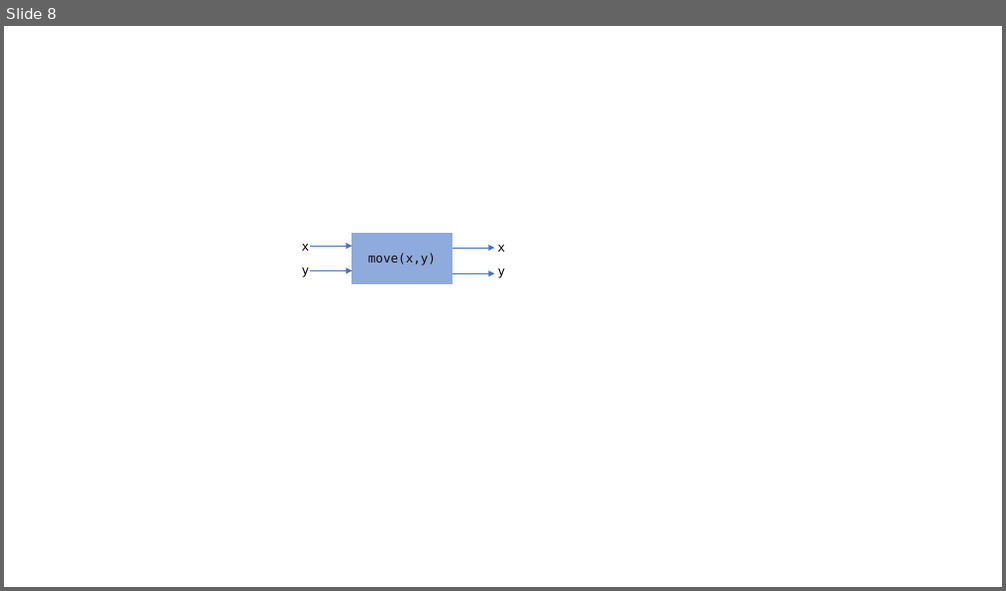
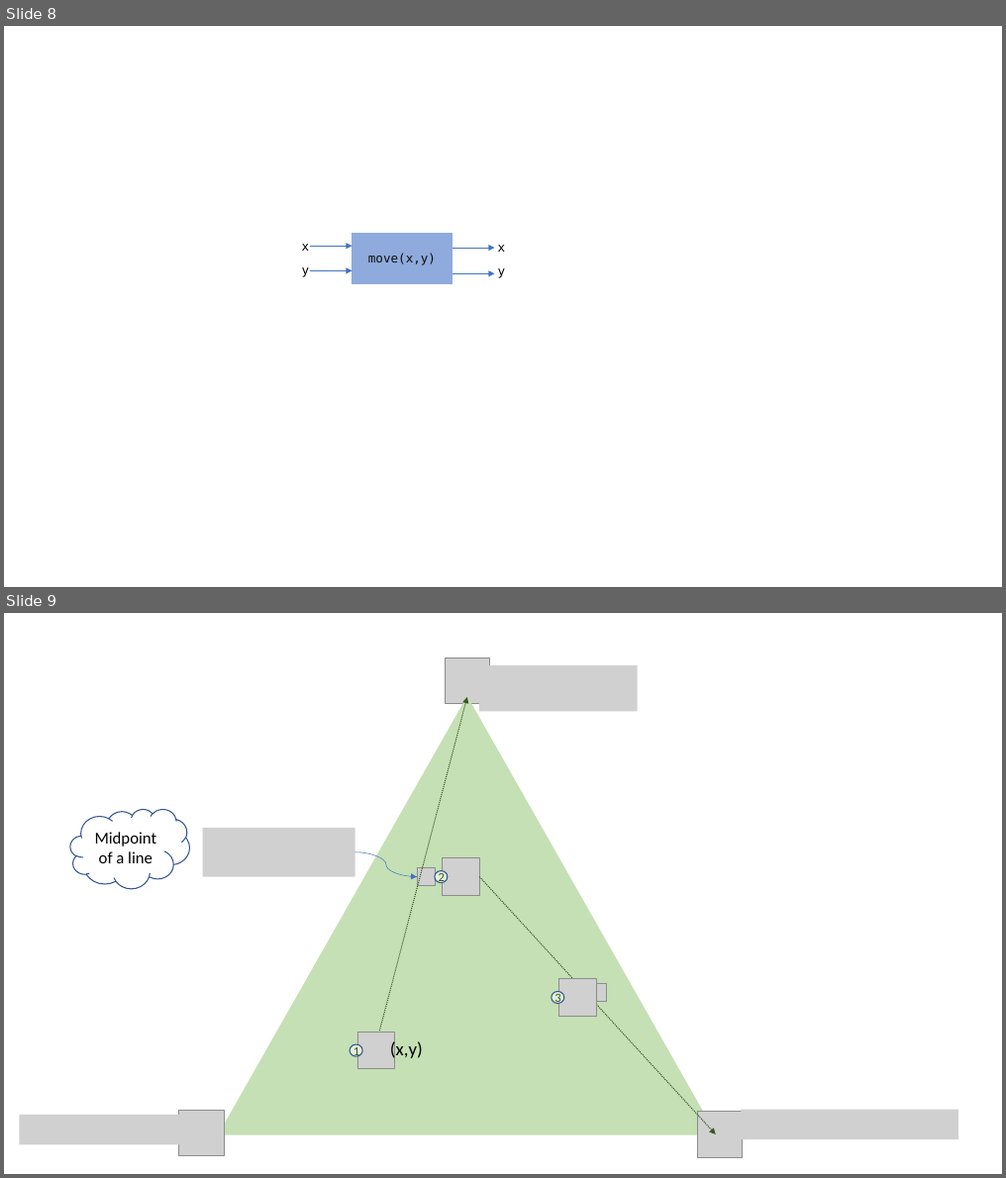
Before and after one commit to edharcourt/CS140, a slide deck: images/pygame_rect_window.pptx. Shown one above the other, each under a label of ours: slide 8 before the commit, slides 8 and 9 after it. The pictures are 1006x591 and 1006x1178 pixels, drawn with LibreOffice and Linux fonts; fonts in the diff are those of the drawing; grey boxes stand for pictures. Boxes give left, top, right and bottom in pixels: in the first picture for what was removed or moved away, otherwise in the second. Text is boxed around its words. In the diff, an @@ line names an element or a change of style, - is before the commit and + after.

Commit message:
fractal lecture

```diff
--- a/images/pygame_rect_window.pptx
+++ b/images/pygame_rect_window.pptx
@@ slide 9 added at (4,613,1002,1174), background #FFFFFF @@
@@ picture added at (445,658,490,703) @@
@@ picture added at (479,665,638,712) @@
@@ triangle added at (219,697,716,1135), fill #C5E0B4, outline #C5E0B4 1 pt @@
@@ arrow added from (380, 1031) to (467, 697), #385723 1 pt dashed @@
@@ cloud added at (70,809,190,888), fill #FFFFFF, outline #325491 1 pt, 16 pt, text #000000 @@
+Midpoint of a line
@@ picture added at (202,828,355,877) @@
@@ curved arrow added from (355, 853) to (417, 877), #4472C4 0.5 pt @@
@@ picture added at (417,868,436,886) @@
@@ ellipse added at (435,871,448,883), fill #E2F0D9, outline #325491 1 pt, 12 pt, text #385723 @@
+2
@@ picture added at (443,859,480,896) @@
@@ arrow added from (479, 877) to (716, 1135), #385723 1 pt dashed @@
@@ ellipse added at (551,992,564,1004), fill #E2F0D9, outline #325491 1 pt, 12 pt, text #385723 @@
+3
@@ picture added at (559,979,597,1017) @@
@@ picture added at (589,983,607,1001) @@
@@ ellipse added at (350,1045,362,1057), fill #E2F0D9, outline #325491 1 pt, 12 pt, text #385723 @@
+1
@@ picture added at (357,1032,395,1069) @@
@@ text added at (390,1040,423,1060), 18 pt, text #000000 @@
+(x,y)
@@ picture added at (19,1115,205,1146) @@
@@ picture added at (179,1110,224,1156) @@
@@ picture added at (697,1112,743,1157) @@
@@ picture added at (742,1110,959,1140) @@
```
Also in this commit, not shown: 1 other file.
